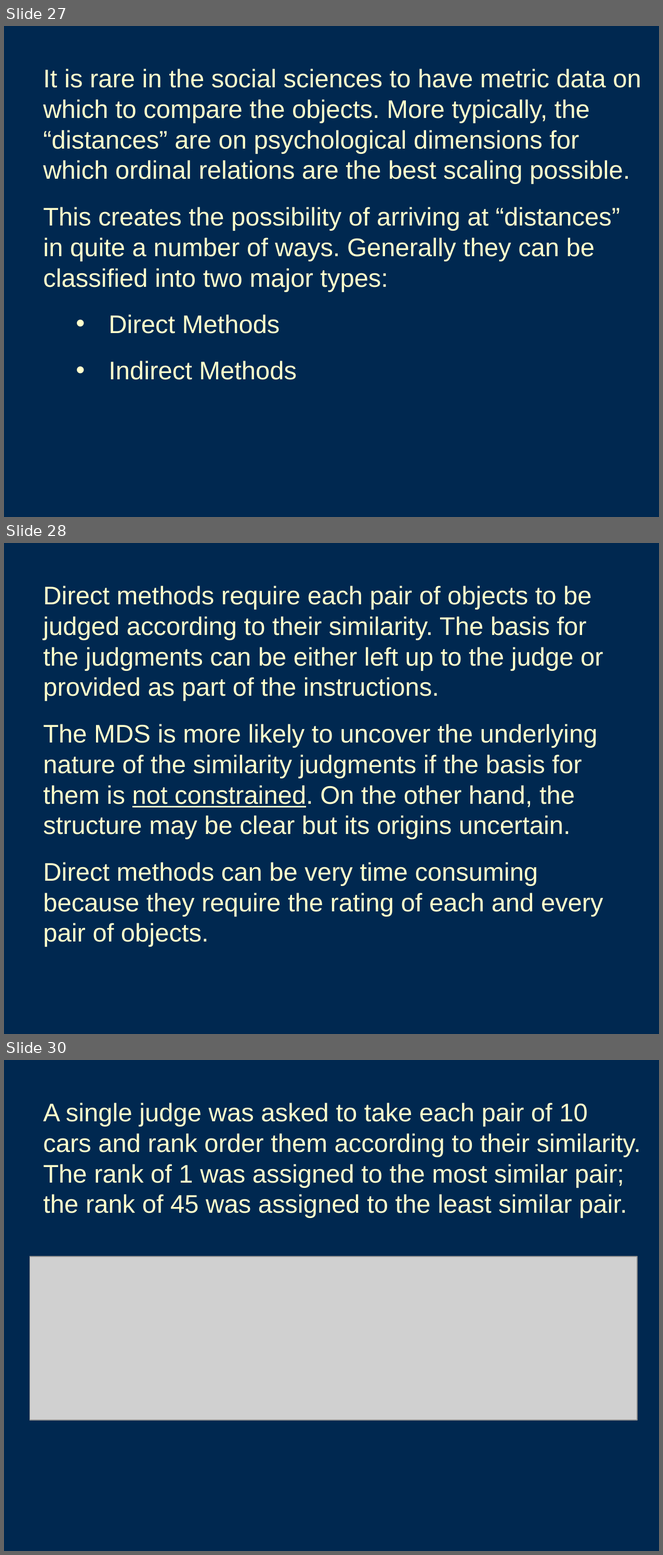
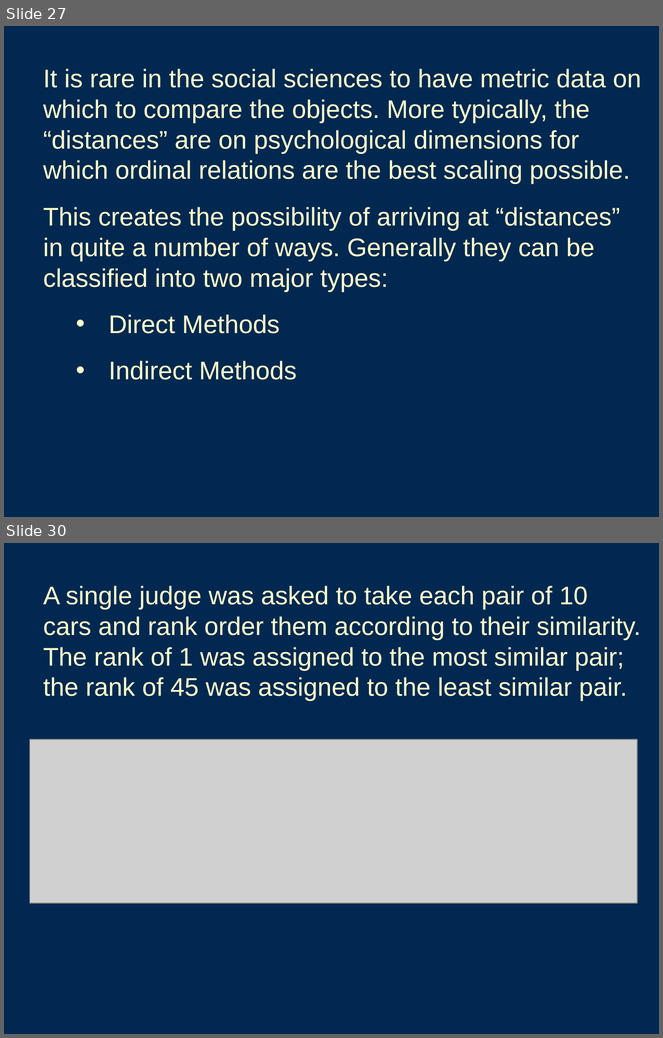
Before and after one commit to emoriebeck/homeworks, a slide deck: multivariate/Class Materials/14 Multidimensional Scaling/MDS_I(1).ppt. Shown one above the other, each under a label of ours: slides 27, 28 and 30 before the commit, slides 27 and 30 after it; the slides between them are not shown. The pictures are 663x1555 and 663x1038 pixels, drawn with LibreOffice and Linux fonts; fonts in the diff are those of the drawing; grey boxes stand for pictures. Boxes give left, top, right and bottom in pixels: in the first picture for what was removed or moved away, otherwise in the second. Text is boxed around its words. In the diff, an @@ line names an element or a change of style, - is before the commit and + after.

```diff
--- a/multivariate/Class Materials/14 Multidimensional Scaling/MDS_I(1).ppt
+++ b/multivariate/Class Materials/14 Multidimensional Scaling/MDS_I(1).ppt
@@ slide 28 removed at (4,543,659,1034), background #002850 @@
@@ text removed at (43,586,604,948) @@
-Direct methods require each pair of objects to be judged according to their similarity. The basis for the judgments can be either left up to the judge or provided as part of the instructions.
-The MDS is more likely to uncover the underlying nature of the similarity judgments if the basis for them is not constrained. On the other hand, the structure may be clear but its origins uncertain.
-Direct methods can be very time consuming because they require the rating of each and every pair of objects.
```
Also in this commit, not shown: 2 slides added, 1 other slide removed, 6 other files.
